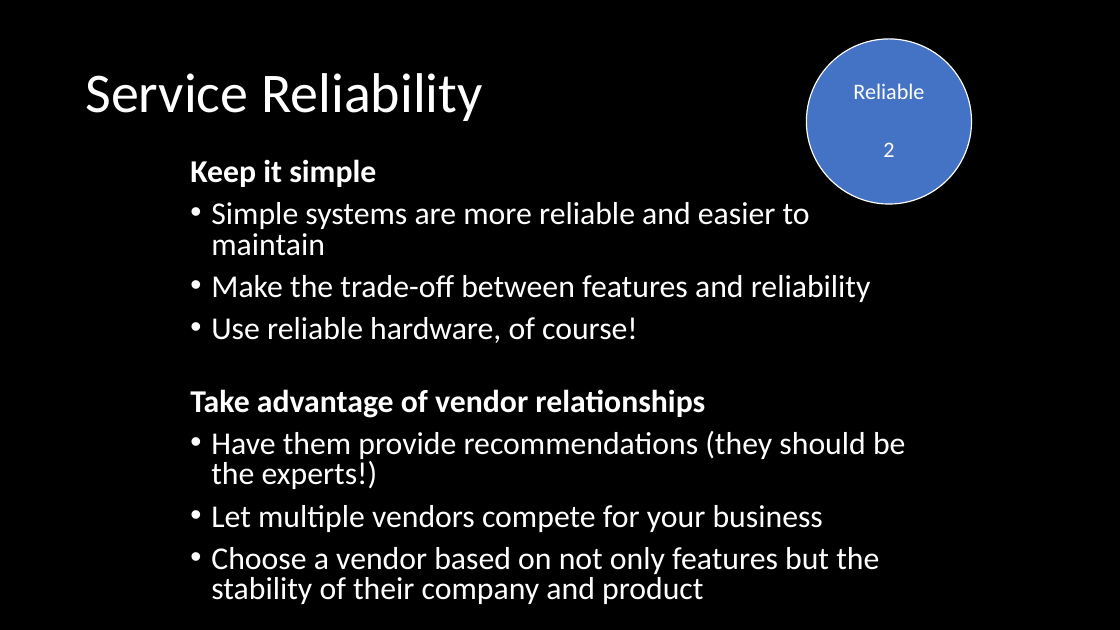
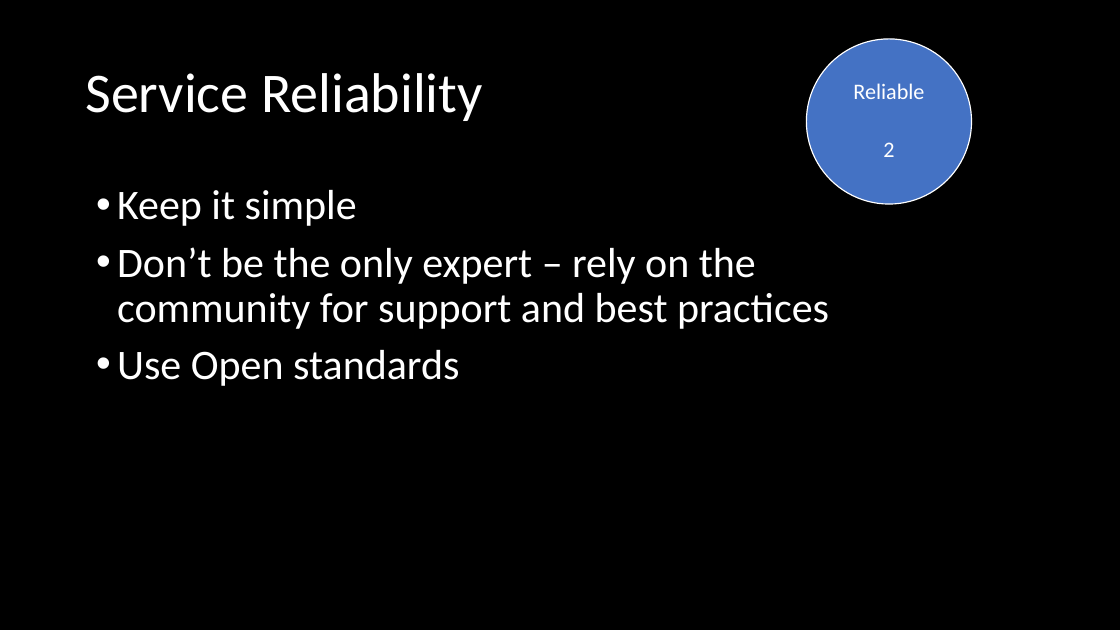
Before and after one commit to orstewar/ist346-content, a slide deck: slide 15 of content/10-services-monitoring-logging.pptx. Drawn at 1120x630 pixels with LibreOffice and Linux fonts; fonts in the diff are those of the drawing. Boxes give left, top, right and bottom in pixels: in the first picture for what was removed or moved away, otherwise in the second. Text is boxed around its words. In the diff, an @@ line names an element or a change of style, - is before the commit and + after.

```diff
--- a/content/10-services-monitoring-logging.pptx
+++ b/content/10-services-monitoring-logging.pptx
@@ text "Keep it simple": place and size @@
-text "Keep it simple" at [190, 159, 905, 604]
+text "Keep it simple" at [117, 190, 829, 386]
@@ text at [117, 190, 357, 226]: size 27.2 to 36 pt, bold off in "Keep it simple"; bullet none to •; line spacing 0.8 to 0.9 @@
@@ text at [117, 247, 829, 386]: text changed; size 27.2 to 36 pt @@
-• Simple systems are more reliable and easier to maintain
-• Make the trade-off between features and reliability
-• Use reliable hardware, of course!
-Take advantage of vendor relationships
-• Have them provide recommendations (they should be the experts!)
-• Let multiple vendors compete for your business
-• Choose a vendor based on not only features but the stability of their company and product
+• Don’t be the only expert – rely on the community for support and best practices
+• Use Open standards
```
Also in this commit, not shown: 13 other slides changed, 1 slide added, 11 slides removed, 2 other files.
